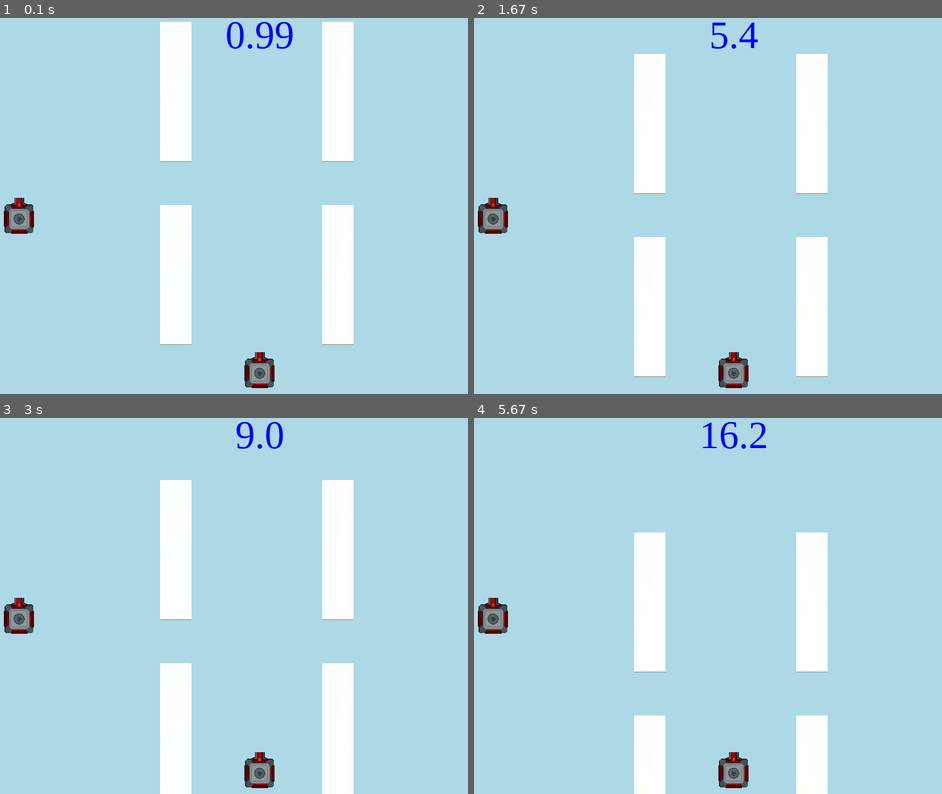
Above: before the commit, frames 1-4 (two rows, left to right).
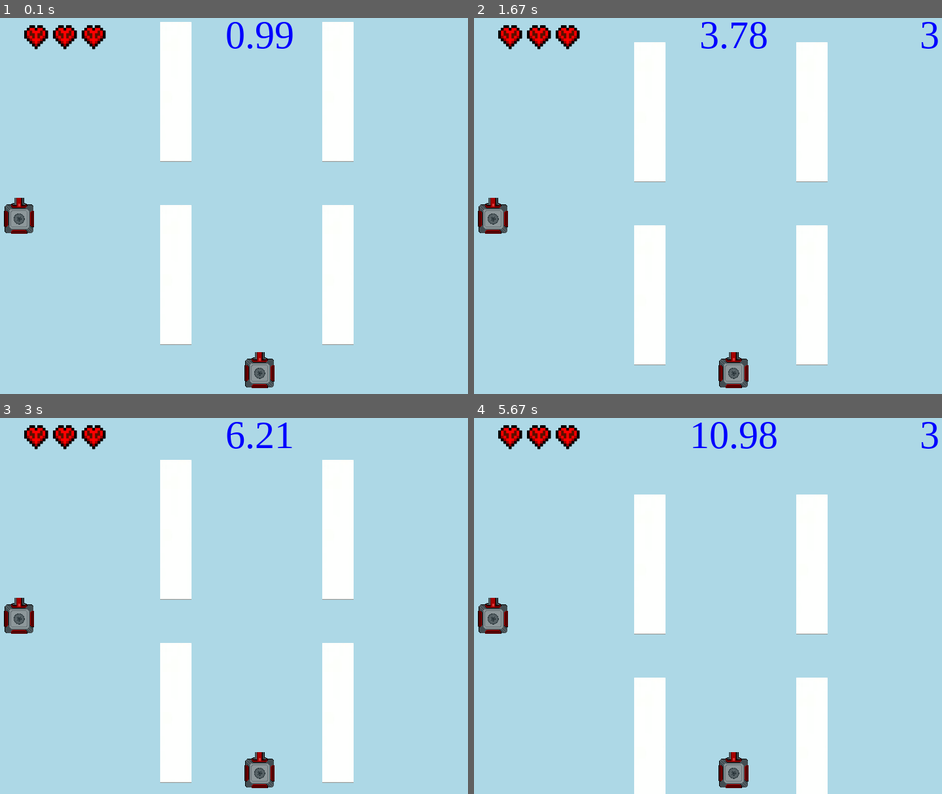
Above: after the commit, the same moments.

Repository: makuchaku/formula-one-racing-pygame
Game: pygame game, started from code/main.py
Same seed, same stepped clock (60 frames per second), same inputs: the game is played once before the commit and once after it.
Inputs:
- Up to frame 1 (0.1 s): no input
- Up to frame 2 (1.67 s): hold Right 0.33-0.8 s; hold Right 0.83-1.3 s; hold Left from 1.33 s (still down)
- Up to frame 3 (3 s): release Left at 1.87 s; hold Left 1.9-2.3 s; hold Right 2.33-2.97 s
- Up to frame 4 (5.67 s): hold Left 3-3.47 s; hold Right 3.5-3.97 s; hold Right 4-4.47 s; hold Left 4.5-5.03 s; hold Left 5.07-5.47 s; hold Right from 5.5 s (still down)

The runs differ from the first frame. In frame 1, 0.7% of the frame differs, in the area x 5-23%, y 1-9%; in frame 2, 2.9%; in frame 3, 3.7%; in frame 4, 5.4%, in the area x 5-100%, y 1-80%.

Commit message:
added lives

Diff:
--- a/code/car.py
+++ b/code/car.py
@@ -1,4 +1,5 @@
 from sprite import *
+from game import *
 
 # Car sprite
 class Car(Sprite):
@@ -7,6 +8,7 @@
         sprite_position = 2
         type = 'car'
         self.distance_travelled = 0
+        self.lives = 3
         Sprite.__init__(self, game, x, y, width, sprite_position, name, type, 0)
 
 
@@ -19,3 +21,6 @@
 
         if type == "collision":
             self.game.play_sound("explosion")
+
+    def lose_life(self):
+        self.lives -= 1
--- a/code/game.py
+++ b/code/game.py
@@ -5,8 +5,7 @@
 import random
 import time
 from obstacle import *
-import secrets
-
+from life import *
 
 screen_width = 800
 screen_height = 600
@@ -21,6 +20,7 @@
 rockets = []
 dividers = []
 cars = []
+lives = []
 
 
 class Game:
@@ -48,10 +48,18 @@
             divider1 = Divider(self, 400, 20, 64, i)
             divider2 = Divider(self, 400, 20, 64, i)
             divider3 = Divider(self, 400, 20, 64, i)
+            life1 = Life(self, 112, 24, 64, i)
+            life2 = Life(self, 112 - 44, 24, 64, i)
+            life3 = Life(self, 112 - 44 * 2, 24, 64, i)
+
             if i == 0:
                 divider1.draw_divider(1 * 248, 20)
                 divider2.draw_divider(1 * 248, 300)
                 divider3.draw_divider(1 * 248, 600)
+                life1.draw_heart()
+                life2.draw_heart()
+                life3.draw_heart()
+
             else:
                 divider1.draw_divider(2 * 248, 20)
                 divider2.draw_divider(2 * 248, 300)
@@ -59,6 +67,11 @@
             dividers.append(divider1)
             dividers.append(divider2)
             dividers.append(divider3)
+            lives.append(life1)
+            lives.append(life2)
+            lives.append(life3)
+
+
 
                 # if obstacle ==
                 # self.obstacle2.draw(spot, 300)
@@ -121,6 +134,10 @@
             for divider in dividers:
                 divider.draw_divider(divider.sprite_x, divider.sprite_y)
 
+            for a_life in lives:
+
+                a_life.draw_heart()
+
             # # Checks for collisions
             # all_sprites = tanks + rockets
             # for sprite in all_sprites:
@@ -146,7 +163,8 @@
                     self.obstacle1.sprite_x = self.obstacle1.choose_random_x()
                     self.obstacle2.sprite_x = self.obstacle2.choose_random_x()
 
-            self.show_message(str(self.car.distance_travelled))
+            self.show_message(str(self.car.distance_travelled), (screen_width/2, 50))
+            self.show_message(str(self.car.lives), (screen_width - 100, 50))
 
             # Display everything
             pygame.display.update()
@@ -160,13 +178,13 @@
         pygame.mixer.Sound('./assets/' + sound_name + '.wav').play()
 
 
-    def show_message(self, message):
+    def show_message(self, message, spot):
         # sets the font and color
         font = pygame.font.SysFont('timesnewroman',  60)
         green = 0, 0, 255
         text = font.render(message, True, green)
         textRect = text.get_rect()
         #puts the score at the center of the screen
-        textRect.center = (screen_width/2, 50)
+        textRect.center = (spot)
         window.blit(text, textRect)
         pygame.display.flip()
--- /dev/null
+++ b/code/life.py
@@ -0,0 +1,14 @@
+from sprite import *
+
+# Rocket sprite
+class Life(Sprite):
+
+    def __init__(self, game, x, y, width, name):
+        sprite_position = 0
+        type = 'lives'
+        self.heart_image = pygame.transform.scale(pygame.image.load('./assets/mcheart2.png'), (64, 64))
+        Sprite.__init__(self, game, x, y, width, sprite_position, name, type, 0)
+
+
+    def draw_heart(self):
+        window.blit(self.heart_image, (self.sprite_x, self.sprite_y))
Binary file added: assets/mcheart.png
Binary file added: assets/mcheart2.png
